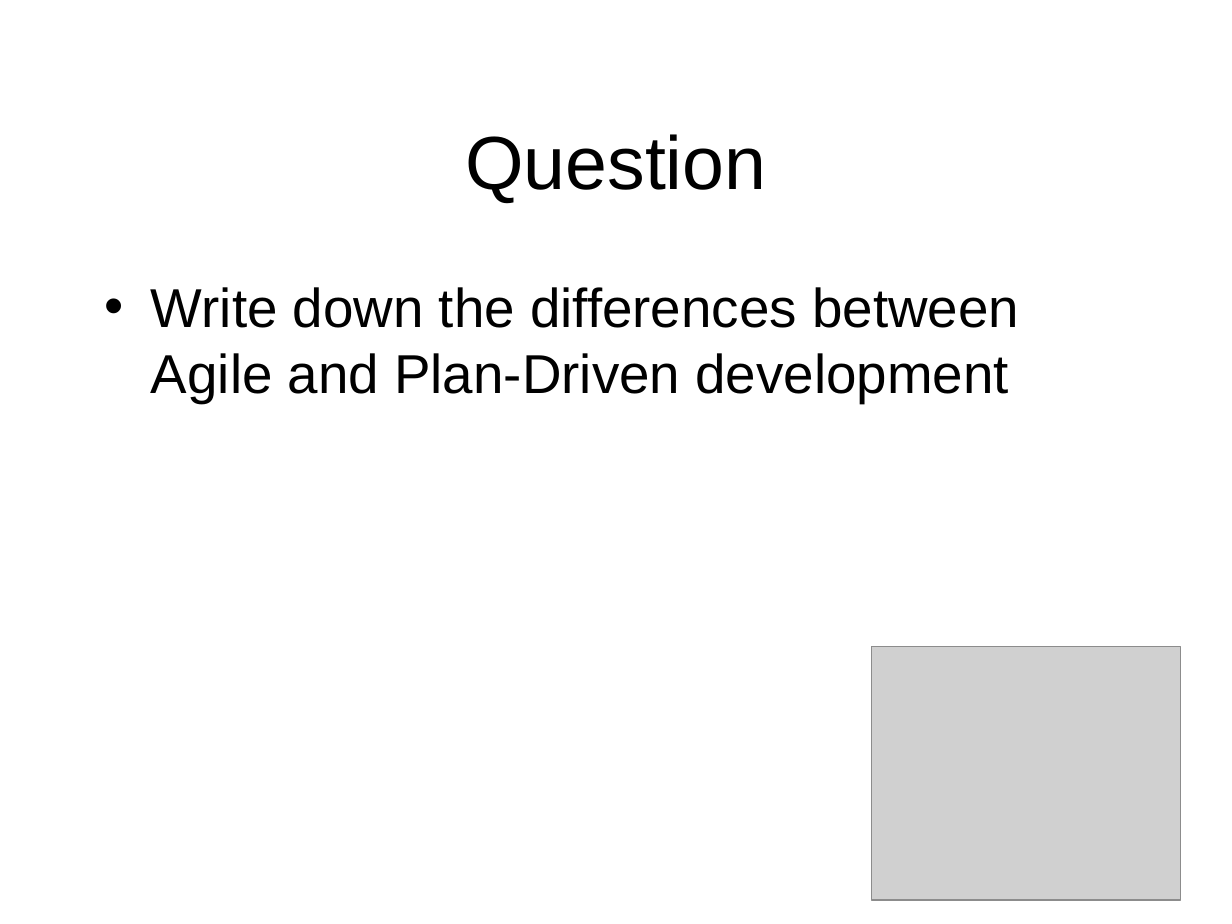
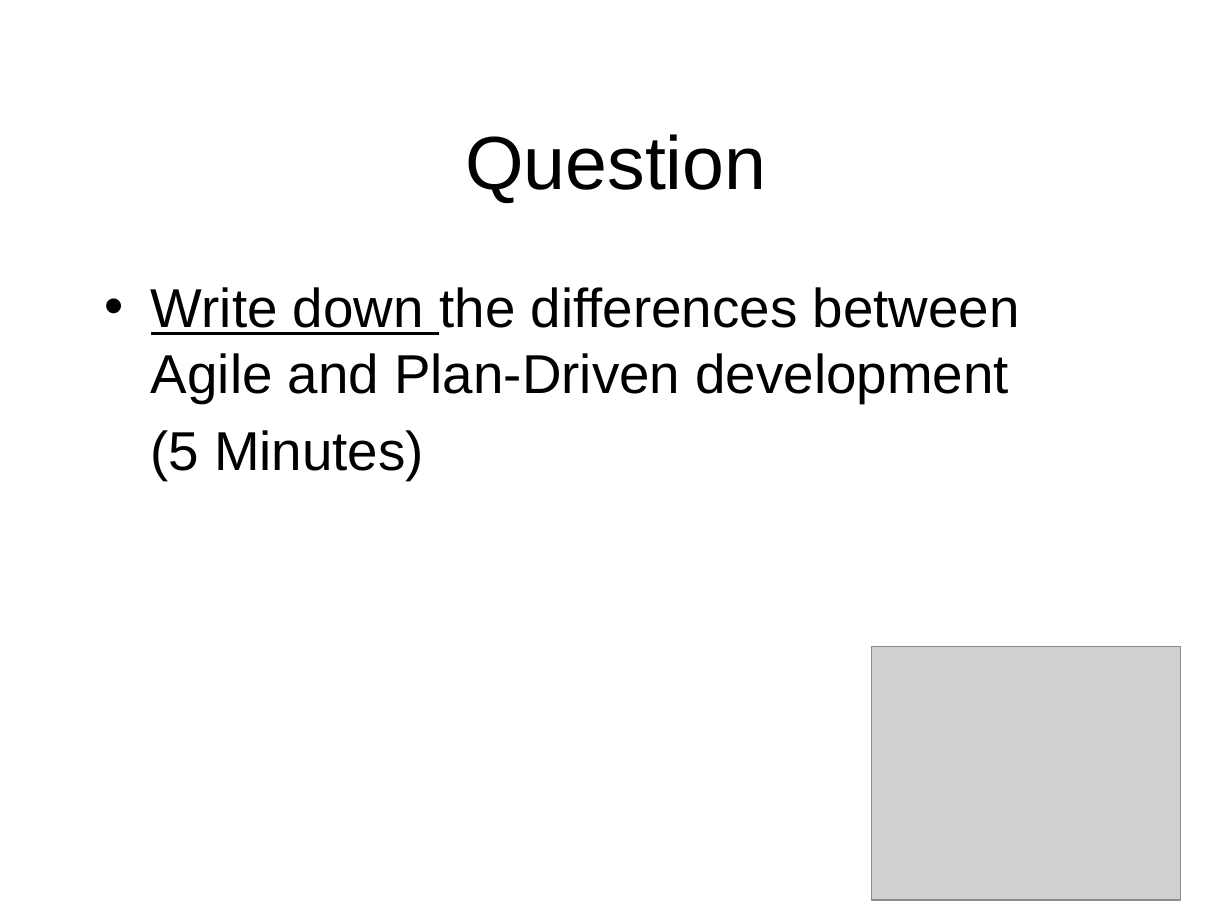
Before and after one commit to octaviordz/zjnu2017.github.io, a slide deck: slide 13 of OOAD/lectures/090--Pragmatics.pptx. Drawn at 1232x924 pixels with LibreOffice and Linux fonts; fonts in the diff are those of the drawing; grey boxes stand for pictures. Boxes give left, top, right and bottom in pixels: in the first picture for what was removed or moved away, otherwise in the second. Text is boxed around its words. In the diff, an @@ line names an element or a change of style, - is before the commit and + after.

```diff
--- a/OOAD/lectures/090--Pragmatics.pptx
+++ b/OOAD/lectures/090--Pragmatics.pptx
@@ text at bbox=[151, 287, 1020, 403]: underline on in "Write down" @@
@@ text at bbox=[150, 430, 424, 480]: paragraph added @@
+(5 Minutes)
```
Also in this commit, not shown: 4 other slides changed, 6 slides added, 1 other file.
